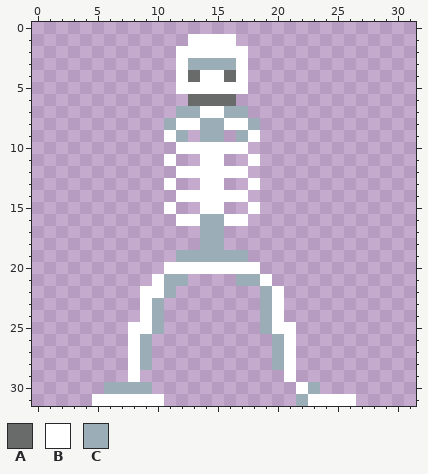
Pixel-art sprite: Assets/Sprites/Sprites/Enemies/Skeletons/Skeleton_base.png. Above: the version before the commit.
The file is 320x320 pixels, drawn in blocks of 10x10; one block is one cell here.
Palette (. is transparent): A #696a6a  B #ffffff  C #9badb7
Pixels before, first column x 5:
 1 ........BBBB..........
 2 .......BBBBBB.........
 3 .......BCCCCB.........
 4 .......BABBAB.........
 5 .......BBBBBB.........
 6 ........AAAA..........
 7 .......CCBBCC.........
 8 ......CBBCCBBC........
 9 ......BC.CC.CB........
10 .......BBBBBB.........
11 ......B..BB..B........
12 .......BBBBBB.........
13 ......B..BB..B........
14 .......BBBBBB.........
15 ......B..BB..B........
16 .......BBCCBB.........
17 .........CC...........
18 .........CC...........
19 .......CCCCCC.........
20 ......BBBBBBBB........
21 .....BCC....CCB.......
22 ....BBC.......CB......
23 ....BC........CB......
24 ....BC........CB......
25 ...BBC........CBB.....
26 ...BC..........CB.....
27 ...BC..........CB.....
28 ...BC..........CB.....
29 ...B............B.....
30 .CCCC............BC...
31 BBBBBB...........CBBBB
After:
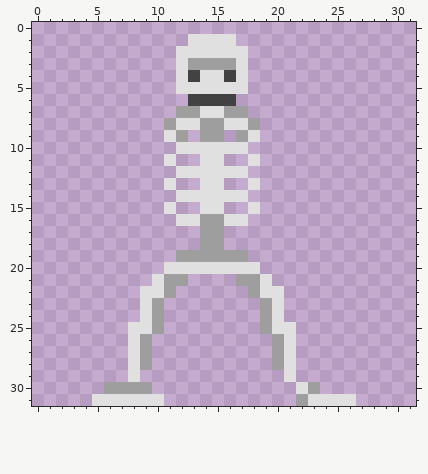
Diff:
colour A: #696a6a -> #424242
colour B: #ffffff -> #e0e0e0
colour C: #9badb7 -> #9e9e9e
y 22: x 18..19 .C -> CB
Boxes around the changes in both pictures, in picture pixels (x1, y1, x2, y2):
changed: (92, 34, 356, 406)
